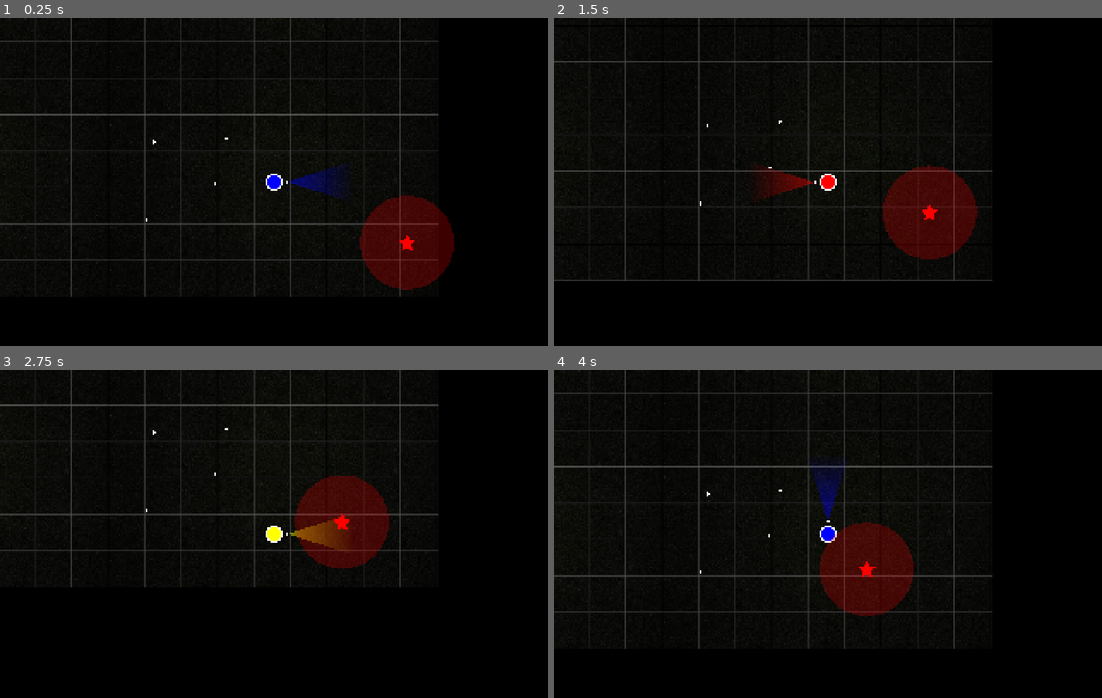
Above: before the commit, frames 1-4 (two rows, left to right).
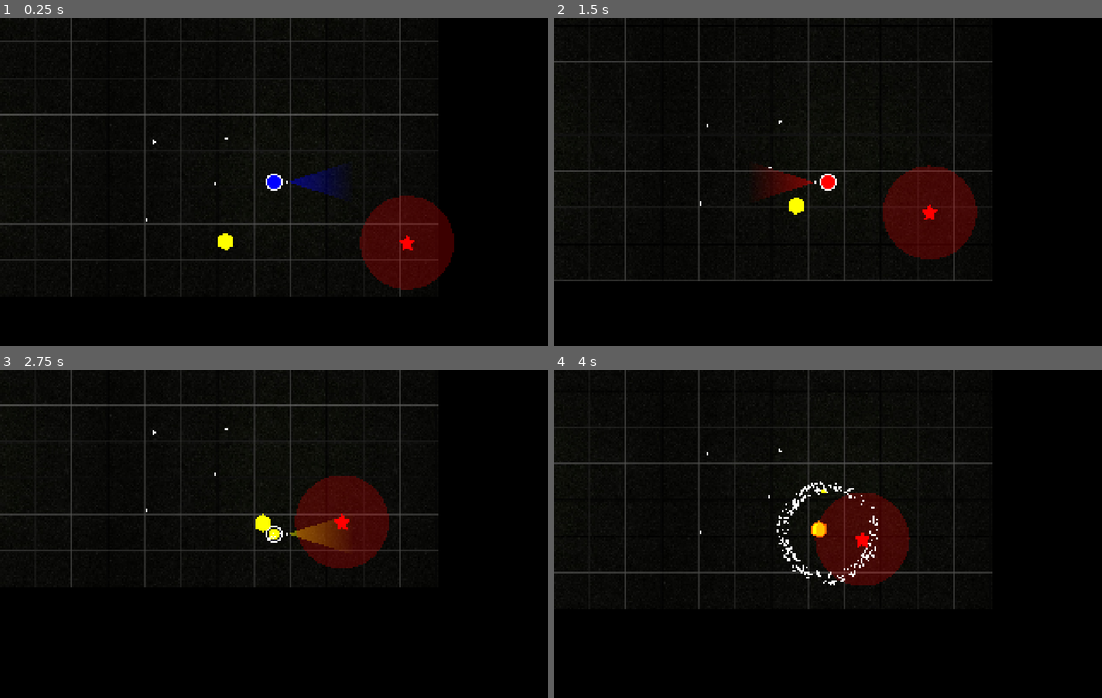
Above: after the commit, the same moments.

Repository: Team-Pufferfish/chromatic-survivors
Game: Godot game, scene res://Scenes/Game.tscn
The game is run twice, just before and just after one commit, with the same random seed, the same clock (stepped at 60 frames per second) and the same inputs.
Inputs:
- Up to frame 1 (0.25 s): no input
- Up to frame 2 (1.5 s): hold Space (p1_cycle_color_right) 0.53-1.28 s; tap Down (p1_aim_down) at 0.6 s; hold S (p1_down) from 1.28 s (still down); tap Left (p1_aim_left) at 1.35 s
- Up to frame 3 (2.75 s): release S (p1_down) at 2.03 s; hold Space (p1_cycle_color_right) from 2.03 s (still down); tap Right (p1_aim_right) at 2.1 s
- Up to frame 4 (4 s): release Space (p1_cycle_color_right) at 2.78 s; hold W (p1_up) 2.78-3.53 s; tap Up (p1_aim_up) at 2.85 s; hold Q (p1_cycle_color_left) from 3.53 s (still down); tap T (p1_color_blue) at 3.6 s

The runs differ from the first frame. In frame 1, 0.1% of the frame differs, in the area x 39-43%, y 65-71%; in frame 2, 0.1%; in frame 3, 0.2%; in frame 4, 6.9%, in the area x 0-80%, y 6-85%.

Commit message:
added hex guy and mini hex guy.

Diff:
--- a/chromatic-survivors/Scenes/Game.tscn
+++ b/chromatic-survivors/Scenes/Game.tscn
@@ -8,6 +8,7 @@
 [ext_resource type="Script" uid="uid://dti232jsdohcf" path="res://Scripts/EnemyManager.gd" id="3_j5yw3"]
 [ext_resource type="Script" uid="uid://h1j801usuh4c" path="res://Scenes/WaveManager.gd" id="4_kldst"]
 [ext_resource type="PackedScene" uid="uid://b6uinoixj8o8u" path="res://Scenes/StarGuy.tscn" id="7_fgofq"]
+[ext_resource type="PackedScene" uid="uid://crpyebebwslre" path="res://Scenes/HexGuy.tscn" id="9_71axn"]
 [ext_resource type="PackedScene" uid="uid://4cpfoloaif36" path="res://Scenes/loot.tscn" id="9_bf53h"]
 
 [node name="Game" type="Node2D"]
@@ -59,6 +60,11 @@
 script = ExtResource("4_kldst")
 enemy_spawner_path = NodePath("../EnemyManager")
 
+[node name="HexGuy" parent="." instance=ExtResource("9_71axn")]
+position = Vector2(400, 533)
+MAX_YELLOW = 10.0
+CURRENT_YELLOW = 10.0
+
 [node name="StarGuy" parent="." instance=ExtResource("7_fgofq")]
 position = Vector2(1097, 533)
 speed = 100
--- /dev/null
+++ b/chromatic-survivors/Scenes/HexGuy.tscn
@@ -0,0 +1,73 @@
+[gd_scene load_steps=8 format=3 uid="uid://crpyebebwslre"]
+
+[ext_resource type="Script" uid="uid://dm700m5ubkkes" path="res://Scripts/Enemy.gd" id="1_f1gbc"]
+[ext_resource type="Script" uid="uid://cyheouhoxpma" path="res://Scripts/sprite_color_mapper.gd" id="3_amatc"]
+[ext_resource type="Texture2D" uid="uid://ok4yg7vw7qwf" path="res://hex-filled.svg" id="4_f1gbc"]
+[ext_resource type="Script" uid="uid://dopuyl37v4s7i" path="res://Scripts/spawner.gd" id="5_f1gbc"]
+[ext_resource type="Texture2D" uid="uid://bmmyyqswgmcqy" path="res://hex-outline.svg" id="5_rxg1h"]
+[ext_resource type="PackedScene" uid="uid://cg7xqwbgskih7" path="res://Scenes/MiniHexGuy.tscn" id="6_rxg1h"]
+
+[sub_resource type="CircleShape2D" id="CircleShape2D_yomy8"]
+radius = 29.0172
+
+[node name="HexGuy" type="CharacterBody2D"]
+collision_layer = 2
+collision_mask = 2
+script = ExtResource("1_f1gbc")
+
+[node name="CollisionShape2D" type="CollisionShape2D" parent="."]
+shape = SubResource("CircleShape2D_yomy8")
+
+[node name="Graphic" type="Node2D" parent="."]
+scale = Vector2(0.1, 0.1)
+script = ExtResource("3_amatc")
+
+[node name="Inside" type="Node2D" parent="Graphic"]
+scale = Vector2(0.9, 0.9)
+
+[node name="Green" type="Sprite2D" parent="Graphic/Inside"]
+modulate = Color(0, 1, 0, 1)
+scale = Vector2(2.401e-05, 2.401e-05)
+texture = ExtResource("4_f1gbc")
+
+[node name="Blue" type="Sprite2D" parent="Graphic/Inside"]
+modulate = Color(0, 0, 1, 1)
+scale = Vector2(0.07, 0.07)
+texture = ExtResource("4_f1gbc")
+
+[node name="Red" type="Sprite2D" parent="Graphic/Inside"]
+modulate = Color(1, 0, 0, 1)
+scale = Vector2(0.0049, 0.0049)
+texture = ExtResource("4_f1gbc")
+
+[node name="Yellow" type="Sprite2D" parent="Graphic/Inside"]
+modulate = Color(1, 1, 0, 1)
+scale = Vector2(0.000343, 0.000343)
+texture = ExtResource("4_f1gbc")
+
+[node name="Orange" type="Sprite2D" parent="Graphic/Inside"]
+modulate = Color(1, 0.45098, 0, 1)
+scale = Vector2(1e-05, 1e-05)
+texture = ExtResource("4_f1gbc")
+
+[node name="Purple" type="Sprite2D" parent="Graphic/Inside"]
+modulate = Color(1, 0, 1, 1)
+scale = Vector2(1e-05, 1e-05)
+texture = ExtResource("4_f1gbc")
+
+[node name="Brown" type="Sprite2D" parent="Graphic/Inside"]
+modulate = Color(0.745098, 0.454902, 0.207843, 1)
+scale = Vector2(1e-05, 1e-05)
+texture = ExtResource("4_f1gbc")
+
+[node name="Outside" type="Sprite2D" parent="Graphic"]
+texture = ExtResource("5_rxg1h")
+
+[node name="Spawner" type="Node2D" parent="."]
+script = ExtResource("5_f1gbc")
+thing_to_spawn = ExtResource("6_rxg1h")
+
+[node name="SpawnTimer" type="Timer" parent="Spawner"]
+wait_time = 2.568
+
+[connection signal="timeout" from="Spawner/SpawnTimer" to="Spawner" method="_on_spawn_timer_timeout"]
--- /dev/null
+++ b/chromatic-survivors/Scenes/MiniHexGuy.tscn
@@ -0,0 +1,64 @@
+[gd_scene load_steps=6 format=3 uid="uid://cg7xqwbgskih7"]
+
+[ext_resource type="Script" uid="uid://dm700m5ubkkes" path="res://Scripts/Enemy.gd" id="1_86moo"]
+[ext_resource type="Script" uid="uid://cyheouhoxpma" path="res://Scripts/sprite_color_mapper.gd" id="2_niy7e"]
+[ext_resource type="Texture2D" uid="uid://ok4yg7vw7qwf" path="res://hex-filled.svg" id="3_6r8oo"]
+[ext_resource type="Texture2D" uid="uid://bmmyyqswgmcqy" path="res://hex-outline.svg" id="4_75qye"]
+
+[sub_resource type="CircleShape2D" id="CircleShape2D_yomy8"]
+radius = 29.0172
+
+[node name="MiniHexGuy" type="CharacterBody2D"]
+scale = Vector2(0.3, 0.3)
+collision_layer = 2
+collision_mask = 2
+script = ExtResource("1_86moo")
+speed = 200
+
+[node name="CollisionShape2D" type="CollisionShape2D" parent="."]
+shape = SubResource("CircleShape2D_yomy8")
+
+[node name="Graphic" type="Node2D" parent="."]
+scale = Vector2(0.1, 0.1)
+script = ExtResource("2_niy7e")
+
+[node name="Inside" type="Node2D" parent="Graphic"]
+scale = Vector2(0.9, 0.9)
+
+[node name="Green" type="Sprite2D" parent="Graphic/Inside"]
+modulate = Color(0, 1, 0, 1)
+scale = Vector2(2.401e-05, 2.401e-05)
+texture = ExtResource("3_6r8oo")
+
+[node name="Blue" type="Sprite2D" parent="Graphic/Inside"]
+modulate = Color(0, 0, 1, 1)
+scale = Vector2(0.07, 0.07)
+texture = ExtResource("3_6r8oo")
+
+[node name="Red" type="Sprite2D" parent="Graphic/Inside"]
+modulate = Color(1, 0, 0, 1)
+scale = Vector2(0.0049, 0.0049)
+texture = ExtResource("3_6r8oo")
+
+[node name="Yellow" type="Sprite2D" parent="Graphic/Inside"]
+modulate = Color(1, 1, 0, 1)
+scale = Vector2(0.000343, 0.000343)
+texture = ExtResource("3_6r8oo")
+
+[node name="Orange" type="Sprite2D" parent="Graphic/Inside"]
+modulate = Color(1, 0.45098, 0, 1)
+scale = Vector2(1e-05, 1e-05)
+texture = ExtResource("3_6r8oo")
+
+[node name="Purple" type="Sprite2D" parent="Graphic/Inside"]
+modulate = Color(1, 0, 1, 1)
+scale = Vector2(1e-05, 1e-05)
+texture = ExtResource("3_6r8oo")
+
+[node name="Brown" type="Sprite2D" parent="Graphic/Inside"]
+modulate = Color(0.745098, 0.454902, 0.207843, 1)
+scale = Vector2(1e-05, 1e-05)
+texture = ExtResource("3_6r8oo")
+
+[node name="Outside" type="Sprite2D" parent="Graphic"]
+texture = ExtResource("4_75qye")
--- /dev/null
+++ b/chromatic-survivors/Scripts/spawner.gd
@@ -0,0 +1,30 @@
+extends Node2D
+
+@onready var spawn_timer = $SpawnTimer
+@export var thing_to_spawn: PackedScene
+@export var divider : int = 2
+func _ready():
+	spawn_timer.start()  # Just to be sure
+
+func _on_spawn_timer_timeout():
+	spawn_thing()
+
+func spawn_thing():
+	var instance = thing_to_spawn.instantiate()
+
+	instance.speed = 200
+	instance.CURRENT_BLUE = get_parent().CURRENT_BLUE / divider;
+	instance.CURRENT_RED = get_parent().CURRENT_RED / divider;
+	instance.CURRENT_YELLOW = get_parent().CURRENT_YELLOW / divider;
+
+	instance.MAX_BLUE = get_parent().MAX_BLUE / divider;
+	instance.MAX_RED = get_parent().MAX_RED / divider;
+	instance.MAX_YELLOW = get_parent().MAX_YELLOW / divider;
+
+	get_parent().add_sibling(instance)
+
+	var radius = 20  # max distance from parent
+	var angle = randf() * TAU  # TAU = 2π, full circle
+	var offset = Vector2(cos(angle), sin(angle)) * randf_range(0, radius)
+
+	instance.global_position = global_position + offset
--- /dev/null
+++ b/chromatic-survivors/hex-filled.svg
@@ -0,0 +1,4 @@
+<?xml version="1.0" encoding="utf-8"?><!-- Uploaded to: SVG Repo, www.svgrepo.com, Generator: SVG Repo Mixer Tools -->
+<svg width="800px" height="800px" viewBox="0 0 24 24" fill="#FFFFFF" xmlns="http://www.w3.org/2000/svg">
+<polygon points="12,2 21,7.5 21,16.5 12,22 3,16.5 3,7.5" fill="#FFFFFF"/>
+</svg>
--- /dev/null
+++ b/chromatic-survivors/hex-outline.svg
@@ -0,0 +1,4 @@
+<?xml version="1.0" encoding="utf-8"?><!-- Uploaded to: SVG Repo, www.svgrepo.com, Generator: SVG Repo Mixer Tools -->
+<svg width="800px" height="800px" viewBox="0 0 24 24" fill="none" xmlns="http://www.w3.org/2000/svg">
+<path d="M12 21.7C11.8667 21.701 11.7355 21.6665 11.62 21.6L3.86999 17.12C3.75615 17.0543 3.66186 16.9594 3.59683 16.8452C3.5318 16.731 3.49838 16.6014 3.5 16.47V7.53001C3.49838 7.39856 3.5318 7.26906 3.59683 7.15482C3.66186 7.04058 3.75615 6.94572 3.86999 6.88001L11.62 2.40001C11.7346 2.33608 11.8637 2.30252 11.995 2.30252C12.1263 2.30252 12.2553 2.33608 12.37 2.40001L20.12 6.88001C20.2364 6.9436 20.3333 7.03771 20.4003 7.15224C20.4672 7.26676 20.5017 7.39736 20.5 7.53001V16.47C20.5017 16.6027 20.4672 16.7333 20.4003 16.8478C20.3333 16.9623 20.2364 17.0564 20.12 17.12L12.37 21.6C12.2586 21.6676 12.1303 21.7023 12 21.7ZM4.99999 16L12 20L19 16V8.00001L12 4.00001L4.99999 8.00001V16Z" fill="#FFFFFF"/>
+</svg>
Not shown: 1 places in chromatic-survivors/Scenes/Game.tscn that only renumber resources
Not shown, added: chromatic-survivors/Scripts/spawner.gd.uid
Not shown, added: chromatic-survivors/hex-filled.svg.import
Not shown, added: chromatic-survivors/hex-outline.svg.import
